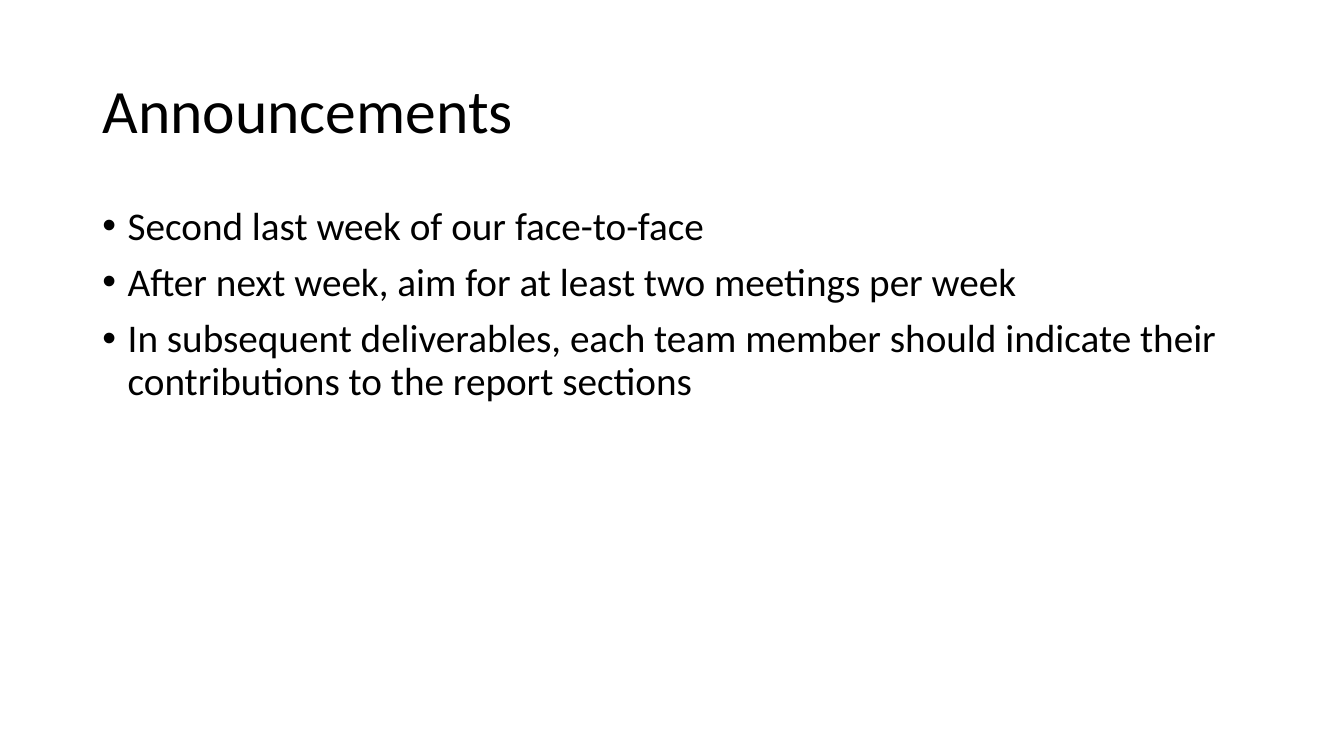
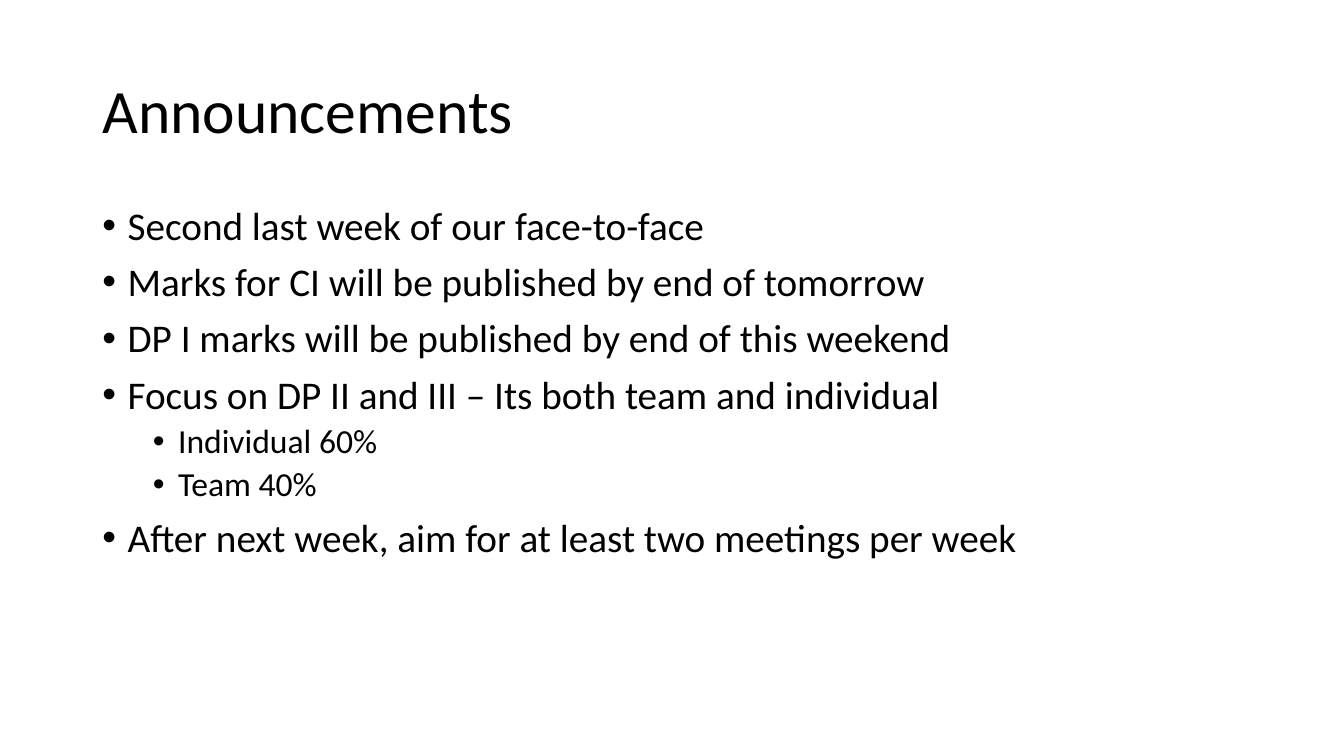
Before and after one commit to johnxu21/johnxu21.github.io, a slide deck: slide 2 of teaching/CS472/Timetable/OOD-V2.pptx. Drawn at 1344x756 pixels with LibreOffice and Linux fonts; fonts in the diff are those of the drawing. Boxes give left, top, right and bottom in pixels: in the first picture for what was removed or moved away, otherwise in the second. Text is boxed around its words. In the diff, an @@ line names an element or a change of style, - is before the commit and + after.

```diff
--- a/teaching/CS472/Timetable/OOD-V2.pptx
+++ b/teaching/CS472/Timetable/OOD-V2.pptx
@@ text at [128,268,951,497]: paragraphs added @@
+• Marks for CI will be published by end of tomorrow
+• DP I marks will be published by end of this weekend
+• Focus on DP II and III – Its both team and individual
+  • Individual 60%
+  • Team 40%
@@ text at [128,324,1216,402]: paragraph removed @@
-• In subsequent deliverables, each team member should indicate their contributions to the report sections
```
Also in this commit, not shown: 4 other slides changed, 1 other file.
